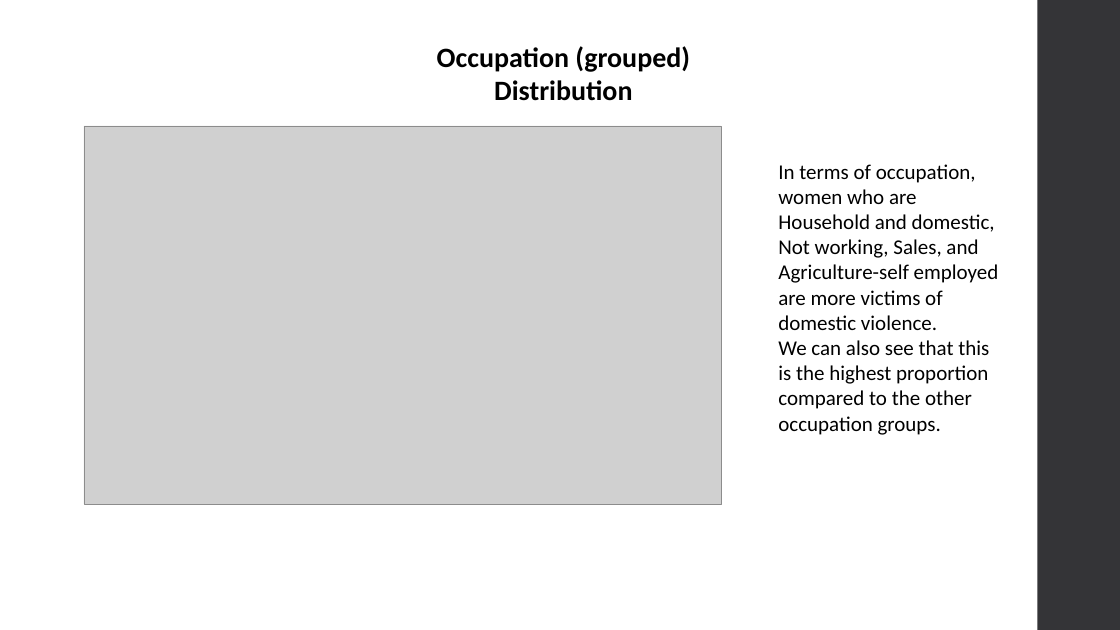
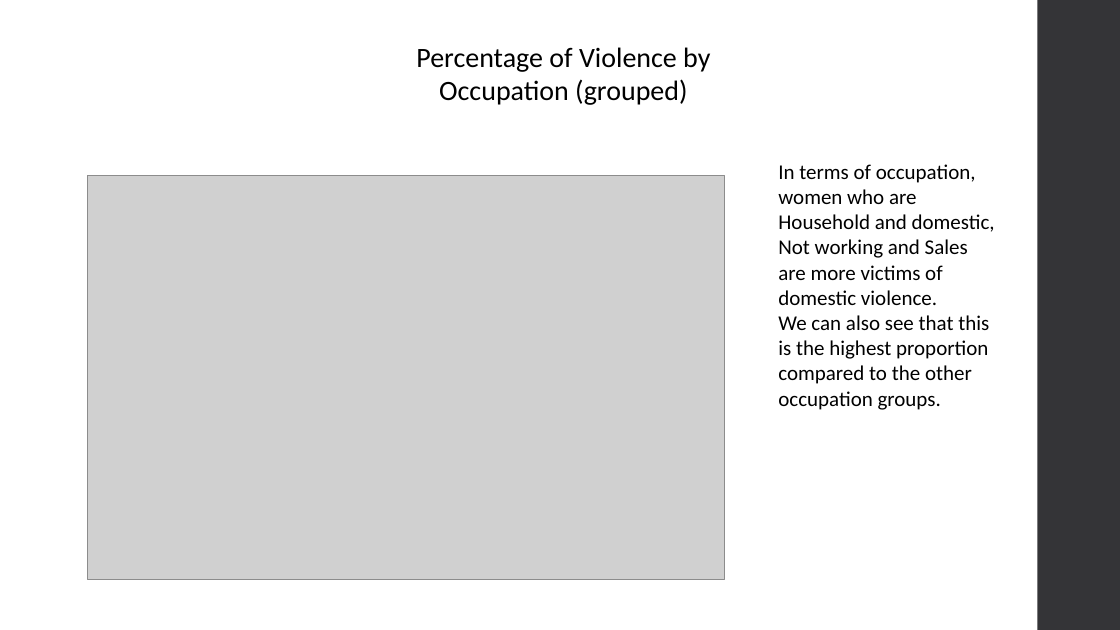
Before and after one commit to kettenieF20/Final-Capstone-Project, a slide deck: slide 13 of Domestic_Violence_on_woman_Ketenie_Flore recent (1).pptx (slide 11 before the commit). Drawn at 1120x630 pixels with LibreOffice and Linux fonts; fonts in the diff are those of the drawing; grey boxes stand for pictures. Boxes give left, top, right and bottom in pixels: in the first picture for what was removed or moved away, otherwise in the second. Text is boxed around its words. In the diff, an @@ line names an element or a change of style, - is before the commit and + after.

```diff
--- a/Domestic_Violence_on_woman_Ketenie_Flore recent (1).pptx
+++ b/Domestic_Violence_on_woman_Ketenie_Flore recent (1).pptx
@@ text at [416, 47, 710, 105]: text changed; bold off @@
-Occupation (grouped) Distribution
+Percentage of Violence by Occupation (grouped)
@@ picture: place and size @@
-picture at [84, 126, 721, 504]
+picture at [88, 176, 725, 580]
@@ text at [778, 164, 995, 305]: text changed @@
-In terms of occupation, women who are Household and domestic, Not working, Sales, and Agriculture-self employed are more victims of domestic violence.
+In terms of occupation, women who are Household and domestic, Not working and Sales are more victims of domestic violence.
```
Also in this commit, not shown: 11 other slides changed, 7 slides added, 2 slides removed.
